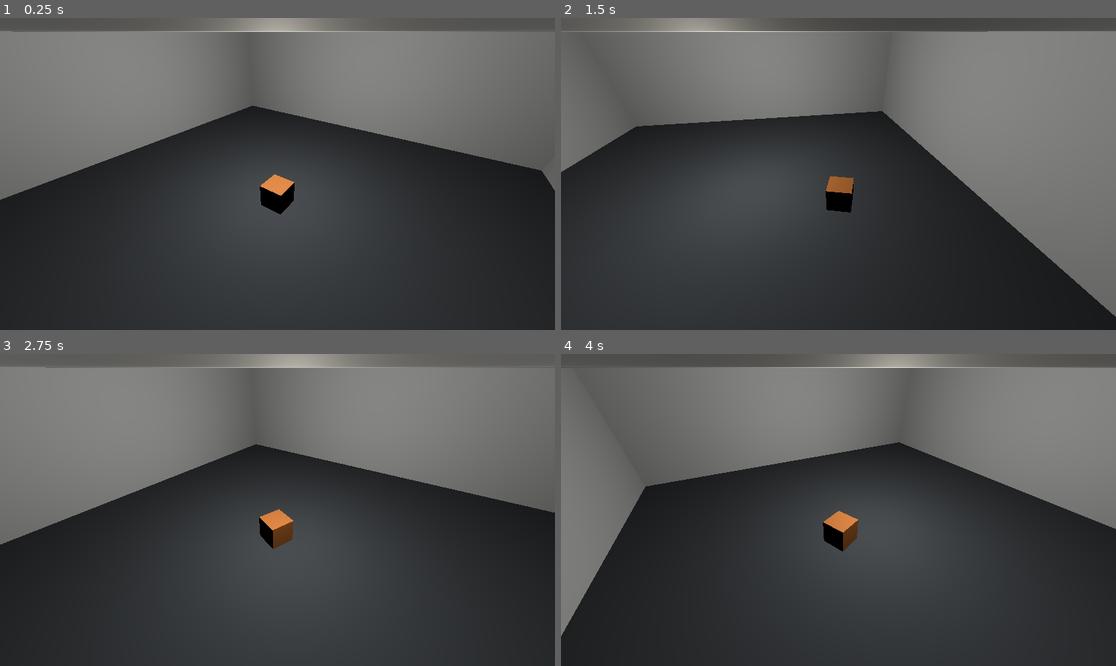
Above: before the commit, frames 1-4 (two rows, left to right).
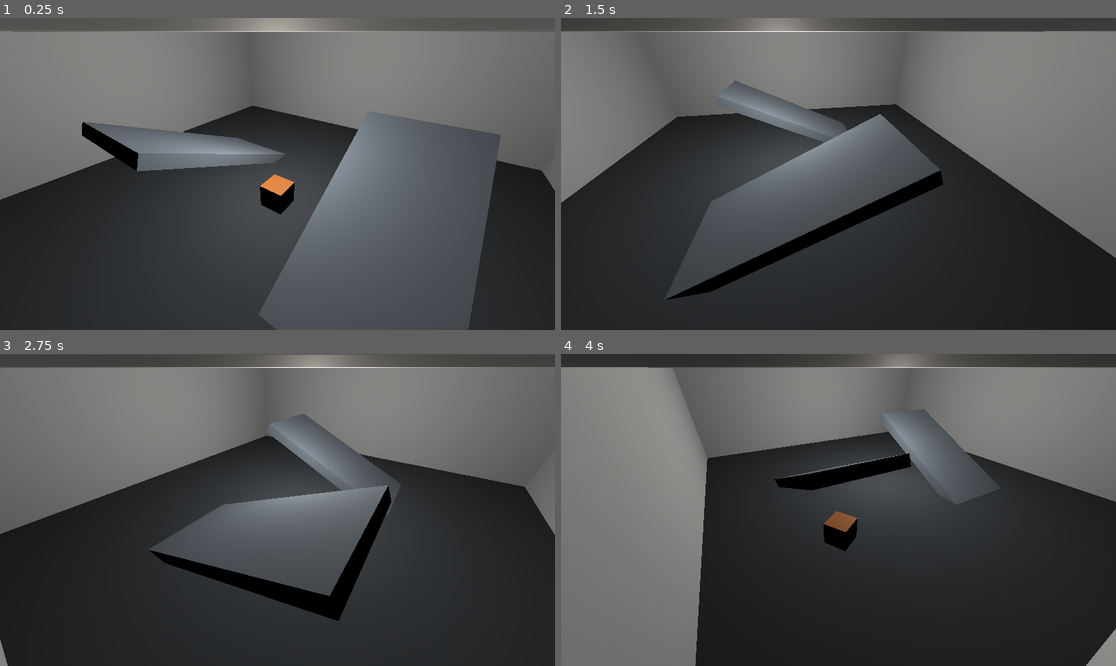
Above: after the commit, the same moments.

Repository: IzalithSky/octotest
Game: Godot game, scene res://scenes/main.tscn
The game is run twice, just before and just after one commit, with the same random seed, the same clock (stepped at 60 frames per second) and the same inputs.
Inputs (mouse positions are in pixels of both pictures, inside the frame that each line leads up to):
- Up to frame 1 (0.25 s): no input
- Up to frame 2 (1.5 s): tap Enter at 0.5 s; move the mouse to (960, 158) at 0.52 s; hold Q 0.53-1.28 s; click (960, 158) at 0.67 s; move the mouse to (727, 189) at 1.27 s; tap E at 1.35 s; click (727, 189) at 1.42 s
- Up to frame 3 (2.75 s): move the mouse to (333, 441) at 2.02 s; hold Q from 2.03 s (still down); click (333, 441) at 2.17 s
- Up to frame 4 (4 s): move the mouse to (810, 572) at 2.77 s; release Q at 2.78 s; tap E at 2.85 s; click (810, 572) at 2.92 s; move the mouse to (1005, 556) at 3.52 s; hold Q from 3.53 s (still down); click (1005, 556) at 3.67 s

The runs differ from the first frame. In frame 1, 24% of the frame differs, in the area x 14-91%, y 30-100%; in frame 2, 19%; in frame 3, 15%; in frame 4, 36%, in the area x 0-100%, y 0-100%.

Commit message:
feat: add ramps and slope movement tests

Diff:
--- a/scenes/main.tscn
+++ b/scenes/main.tscn
@@ -38,6 +38,16 @@
 
 [sub_resource type="BoxMesh" id="BoxMesh_wall_ew"]
 size = Vector3(1, 6, 20)
+
+[sub_resource type="BoxShape3D" id="BoxShape3D_ramp"]
+size = Vector3(4, 0.5, 8)
+
+[sub_resource type="BoxMesh" id="BoxMesh_ramp"]
+size = Vector3(4, 0.5, 8)
+
+[sub_resource type="StandardMaterial3D" id="StandardMaterial3D_ramp"]
+albedo_color = Color(0.56, 0.62, 0.7, 1)
+roughness = 0.9
 
 [node name="Main" type="Node3D"]
 script = ExtResource("1_4f72t")
@@ -116,6 +126,32 @@
 [node name="CollisionShape3D" type="CollisionShape3D" parent="Room/WallEast"]
 shape = SubResource("BoxShape3D_wall_ew")
 
+[node name="RampWest" type="StaticBody3D" parent="Room"]
+position = Vector3(-4, 1.46, 0)
+rotation_degrees = Vector3(-25, 0, 0)
+collision_layer = 2
+collision_mask = 0
+
+[node name="MeshInstance3D" type="MeshInstance3D" parent="Room/RampWest"]
+mesh = SubResource("BoxMesh_ramp")
+material_override = SubResource("StandardMaterial3D_ramp")
+
+[node name="CollisionShape3D" type="CollisionShape3D" parent="Room/RampWest"]
+shape = SubResource("BoxShape3D_ramp")
+
+[node name="RampEast" type="StaticBody3D" parent="Room"]
+position = Vector3(4, 1.46, 0)
+rotation_degrees = Vector3(-25, 180, 0)
+collision_layer = 2
+collision_mask = 0
+
+[node name="MeshInstance3D" type="MeshInstance3D" parent="Room/RampEast"]
+mesh = SubResource("BoxMesh_ramp")
+material_override = SubResource("StandardMaterial3D_ramp")
+
+[node name="CollisionShape3D" type="CollisionShape3D" parent="Room/RampEast"]
+shape = SubResource("BoxShape3D_ramp")
+
 [node name="Player" type="CharacterBody3D" parent="."]
 script = ExtResource("2_vrsh6")
 
--- a/scripts/movement_math.gd
+++ b/scripts/movement_math.gd
@@ -1,4 +1,7 @@
 extends RefCounted
+
+
+const MIN_DIRECTION_LENGTH := 0.0001
 
 
 static func arrived_2d(current_position: Vector3, target_position: Vector3, stop_distance: float) -> bool:
@@ -7,6 +10,19 @@
 		target_position.z - current_position.z
 	)
 	return planar_delta.length() <= stop_distance
+
+
+static func project_planar_direction_on_surface(direction: Vector3, surface_normal: Vector3) -> Vector3:
+	var planar_direction := Vector3(direction.x, 0.0, direction.z)
+	if planar_direction.length() <= MIN_DIRECTION_LENGTH:
+		return Vector3.ZERO
+
+	var normalized_surface := surface_normal.normalized()
+	var projected_direction := planar_direction.slide(normalized_surface)
+	if projected_direction.length() <= MIN_DIRECTION_LENGTH:
+		return Vector3.ZERO
+
+	return projected_direction.normalized()
 
 
 static func next_velocity_2d(
--- a/scripts/player_controller.gd
+++ b/scripts/player_controller.gd
@@ -33,6 +33,11 @@
 
 
 func _physics_process(delta: float) -> void:
+	var floor_normal := Vector3.UP
+	var grounded := is_on_floor()
+	if grounded:
+		floor_normal = get_floor_normal()
+
 	if _has_target and MovementMath.arrived_2d(global_position, _target_position, stop_distance):
 		_has_target = false
 
@@ -50,7 +55,10 @@
 		delta
 	)
 
-	if not is_on_floor():
+	if grounded:
+		_align_planar_velocity_to_slope(floor_normal)
+
+	if not grounded:
 		velocity.y -= _gravity * gravity_scale * delta
 	elif velocity.y < 0.0:
 		velocity.y = 0.0
@@ -66,3 +74,20 @@
 
 	var target_yaw := atan2(planar_velocity.x, planar_velocity.y)
 	rotation.y = lerp_angle(rotation.y, target_yaw, minf(1.0, turn_speed * delta))
+
+
+func _align_planar_velocity_to_slope(floor_normal: Vector3) -> void:
+	var planar_speed := Vector2(velocity.x, velocity.z).length()
+	if planar_speed <= 0.001:
+		return
+
+	var direction_hint := Vector3(velocity.x, 0.0, velocity.z)
+	if _has_target:
+		direction_hint = _target_position - global_position
+
+	var slope_direction := MovementMath.project_planar_direction_on_surface(direction_hint, floor_normal)
+	if slope_direction == Vector3.ZERO:
+		return
+
+	velocity.x = slope_direction.x * planar_speed
+	velocity.z = slope_direction.z * planar_speed
--- a/tests/movement_math_test.gd
+++ b/tests/movement_math_test.gd
@@ -11,6 +11,8 @@
 	_test_arrived_2d()
 	_test_next_velocity_accelerates_toward_target()
 	_test_next_velocity_brakes_inside_stop_distance()
+	_test_project_planar_direction_on_surface_flat()
+	_test_project_planar_direction_on_surface_slope()
 	_test_simulated_path_gets_close_to_target()
 
 	if _failures == 0:
@@ -63,6 +65,26 @@
 	_expect_approx(next_velocity.y, 1.5, "vertical velocity should remain unchanged by planar solver")
 
 
+func _test_project_planar_direction_on_surface_flat() -> void:
+	var projected := MovementMath.project_planar_direction_on_surface(
+		Vector3(4.0, 0.0, 2.0),
+		Vector3.UP
+	)
+	_expect_approx(projected.length(), 1.0, "projected flat direction should be normalized")
+	_expect_approx(projected.y, 0.0, "flat projection should not create vertical component")
+	_expect_true(projected.x > 0.0 and projected.z > 0.0, "flat projection should preserve heading")
+
+
+func _test_project_planar_direction_on_surface_slope() -> void:
+	var slope_normal := Vector3(0.0, cos(deg_to_rad(25.0)), -sin(deg_to_rad(25.0))).normalized()
+	var projected := MovementMath.project_planar_direction_on_surface(Vector3(0.0, 0.0, 1.0), slope_normal)
+	_expect_approx(projected.length(), 1.0, "slope projection should remain normalized")
+	_expect_true(projected.y > 0.0, "moving uphill should include positive vertical direction")
+	_expect_true(absf(projected.dot(slope_normal)) <= EPSILON, "projected direction should be tangent to slope")
+	var zero_projected := MovementMath.project_planar_direction_on_surface(Vector3.ZERO, slope_normal)
+	_expect_true(zero_projected == Vector3.ZERO, "zero direction should remain zero after projection")
+
+
 func _test_simulated_path_gets_close_to_target() -> void:
 	var position := Vector3.ZERO
 	var velocity := Vector3.ZERO
--- /dev/null
+++ b/tests/slope_movement_test.gd
@@ -0,0 +1,68 @@
+extends SceneTree
+
+
+const TEST_WORLD_SCENE = preload("res://tests/slope_movement_test_scene.tscn")
+const SETTLE_FRAMES := 20
+const MOVE_FRAMES := 220
+
+var _failures := 0
+
+
+func _init() -> void:
+	call_deferred("_run")
+
+
+func _run() -> void:
+	var world := TEST_WORLD_SCENE.instantiate()
+	root.add_child(world)
+
+	var player := world.get_node("Player") as CharacterBody3D
+	if player == null:
+		_failures += 1
+		printerr("FAIL: player node missing in slope test scene")
+		_finish()
+		return
+
+	for i in range(SETTLE_FRAMES):
+		await physics_frame
+
+	var start_y := player.global_position.y
+	player.call("set_move_target", Vector3(0.0, 0.0, 9.0))
+
+	for i in range(MOVE_FRAMES):
+		await physics_frame
+
+	var uphill_y := player.global_position.y
+	_expect_true(uphill_y > start_y + 1.0, "player should climb upward while moving onto ramp")
+	_expect_true(player.is_on_floor(), "player should remain grounded while climbing slope")
+
+	player.call("set_move_target", Vector3(0.0, 0.0, -6.0))
+
+	for i in range(MOVE_FRAMES):
+		await physics_frame
+
+	var downhill_y := player.global_position.y
+	_expect_true(downhill_y < uphill_y - 1.0, "player should descend after moving back down ramp")
+	_expect_true(absf(downhill_y - 0.5) < 0.35, "player should settle near floor height after descent")
+	_expect_true(player.is_on_floor(), "player should be on floor at end of slope test")
+
+	world.queue_free()
+	await process_frame
+	_finish()
+
+
+func _expect_true(condition: bool, message: String) -> void:
+	if condition:
+		return
+	_failures += 1
+	printerr("FAIL: ", message)
+
+
+func _finish() -> void:
+	if _failures == 0:
+		print("slope_movement_test: PASS")
+		quit(0)
+		return
+
+	printerr("slope_movement_test: FAIL (%d failures)" % _failures)
+	quit(1)
--- /dev/null
+++ b/tests/slope_movement_test_scene.tscn
@@ -0,0 +1,38 @@
+[gd_scene load_steps=4 format=3]
+
+[ext_resource type="Script" path="res://scripts/player_controller.gd" id="1_vyjls"]
+
+[sub_resource type="BoxShape3D" id="BoxShape3D_player"]
+size = Vector3(1, 1, 1)
+
+[sub_resource type="BoxShape3D" id="BoxShape3D_floor"]
+size = Vector3(30, 1, 30)
+
+[sub_resource type="BoxShape3D" id="BoxShape3D_ramp"]
+size = Vector3(4, 0.5, 10)
+
+[node name="SlopeTestWorld" type="Node3D"]
+
+[node name="Floor" type="StaticBody3D" parent="."]
+position = Vector3(0, -0.5, 0)
+collision_layer = 2
+collision_mask = 0
+
+[node name="CollisionShape3D" type="CollisionShape3D" parent="Floor"]
+shape = SubResource("BoxShape3D_floor")
+
+[node name="Ramp" type="StaticBody3D" parent="."]
+position = Vector3(0, 1.89, 5)
+rotation_degrees = Vector3(-25, 0, 0)
+collision_layer = 2
+collision_mask = 0
+
+[node name="CollisionShape3D" type="CollisionShape3D" parent="Ramp"]
+shape = SubResource("BoxShape3D_ramp")
+
+[node name="Player" type="CharacterBody3D" parent="."]
+position = Vector3(0, 0.51, -6)
+script = ExtResource("1_vyjls")
+
+[node name="CollisionShape3D" type="CollisionShape3D" parent="Player"]
+shape = SubResource("BoxShape3D_player")
Not shown: 1 places in scenes/main.tscn that only renumber resources
Not shown, added: tests/slope_movement_test.gd.uid
Not shown, changed: DEVLOG.md
